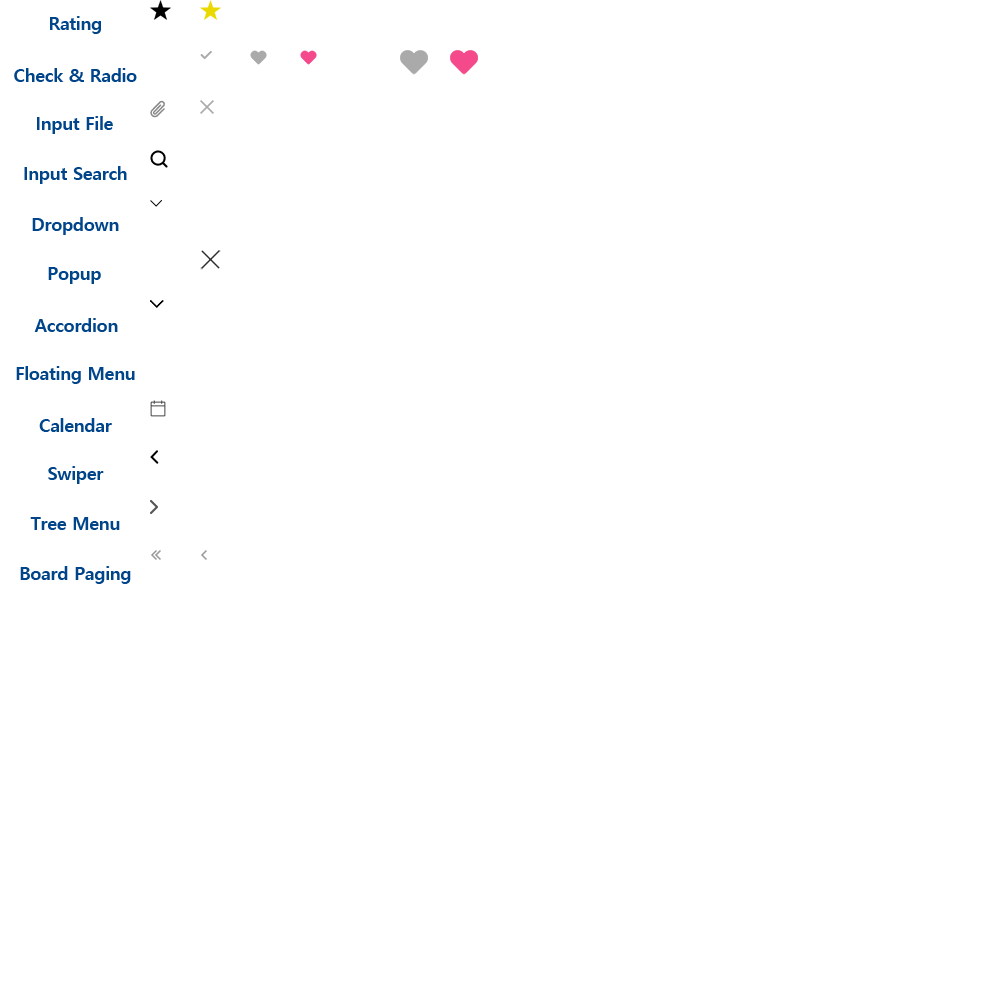
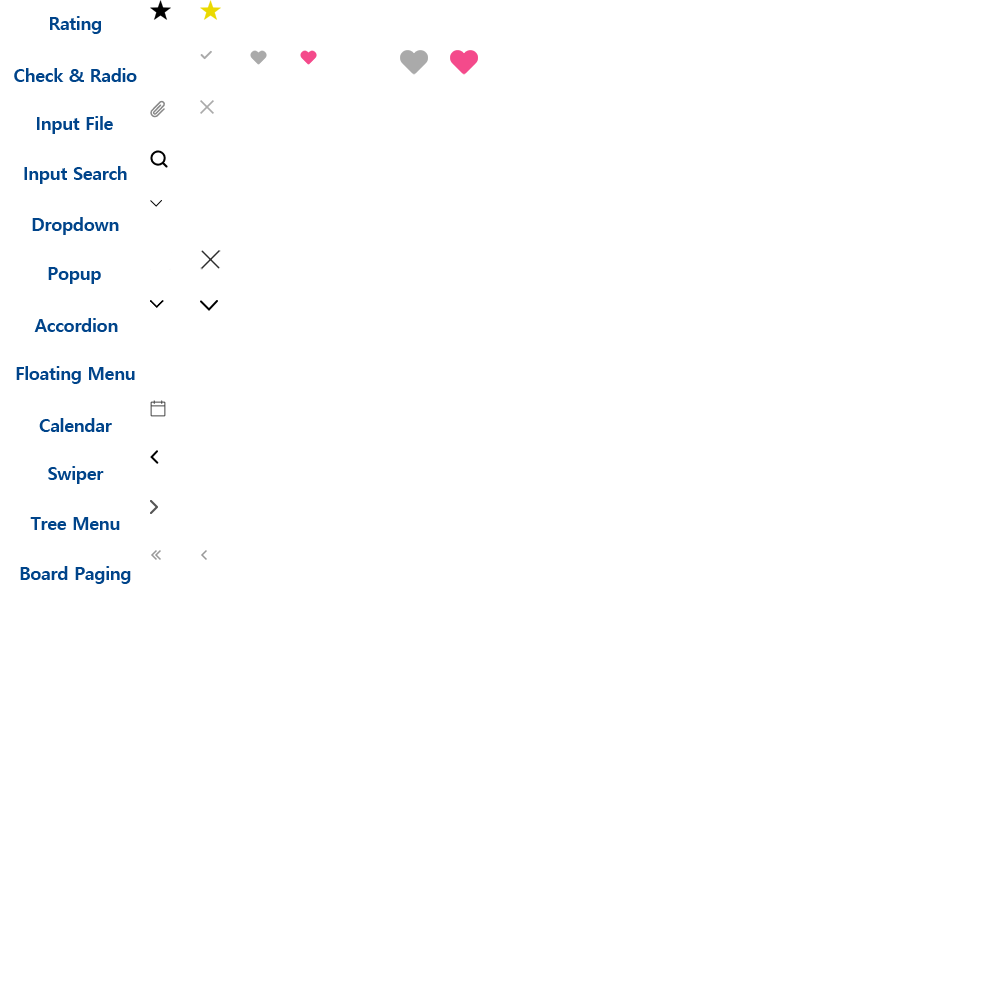
Comparing the layer stacks of the two (1000, 1000) images. Changes:
added layer "레이어 30" in group "Accordion" over <box>200,300,218,311</box>
